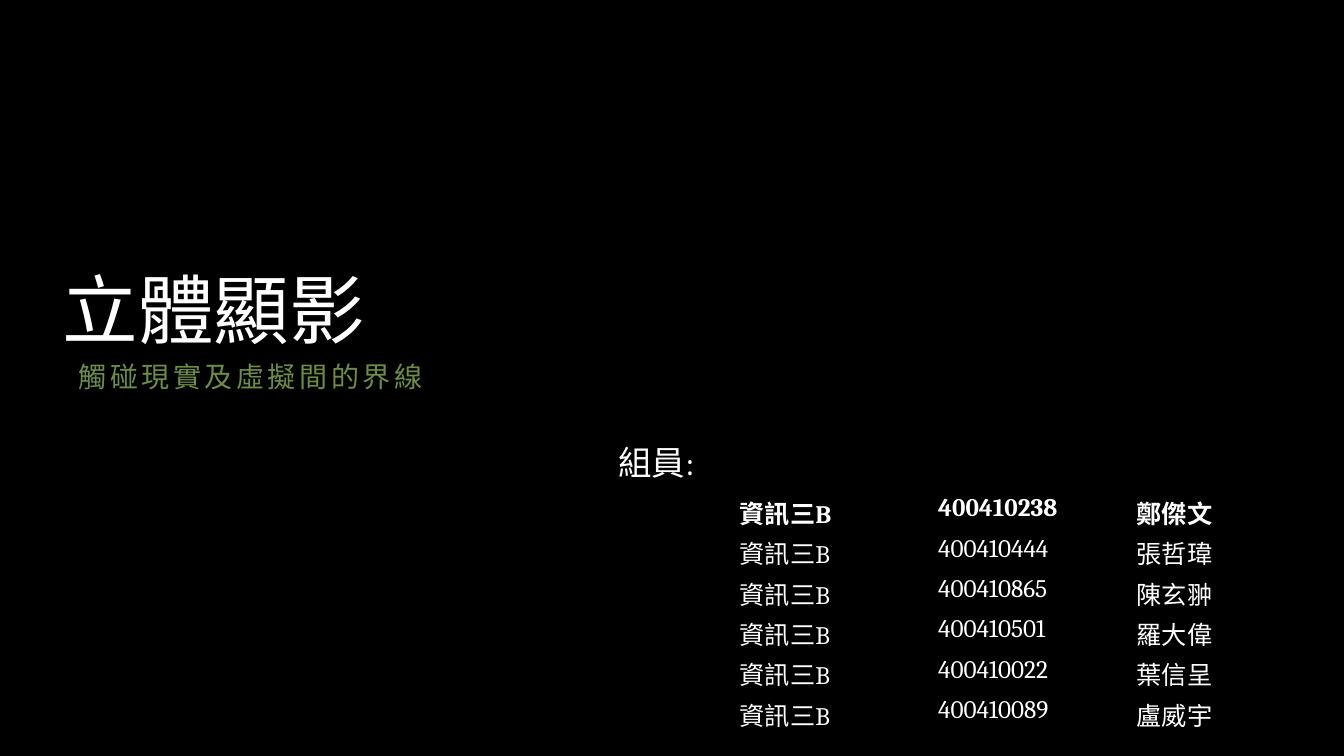
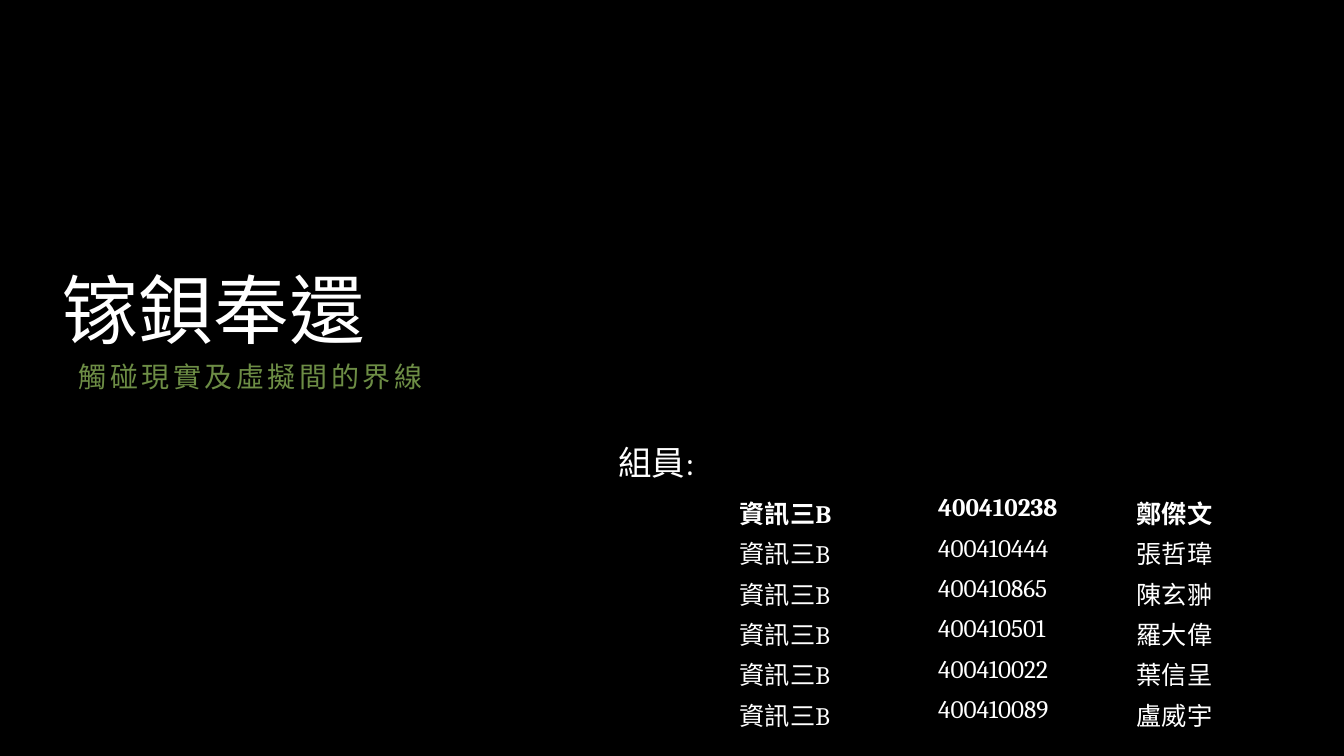
Before and after one commit to Heyyeyaaeyaaaeyaeyaa/baikaeshida, a slide deck: slide 1 of 專題的成長史/傢備封環(暫定).pptx. Drawn at 1344x756 pixels with LibreOffice and Linux fonts; fonts in the diff are those of the drawing; background and template pictures are left out. Boxes give left, top, right and bottom in pixels: in the first picture for what was removed or moved away, otherwise in the second. Text is boxed around its words. In the diff, an @@ line names an element or a change of style, - is before the commit and + after.

```diff
--- a/專題的成長史/傢備封環(暫定).pptx
+++ b/專題的成長史/傢備封環(暫定).pptx
@@ title at (63,274,365,344): text changed @@
-立體顯影
+镓鋇奉還
```
Also in this commit, not shown: 2 other slides changed.
